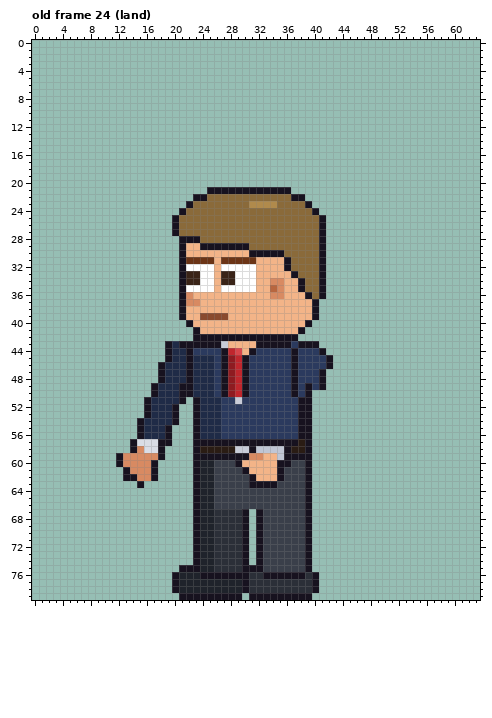
File history of a pixel-art file, sprites/staff/sales_vic_left_anim.aseprite. That is the earlier state.
64x80 pixels, 123 frames. Colours within 5 levels of each other are drawn and written as one. Shown: old frame 24 (land). The commit also changed other frames, which this record leaves out.
The result:
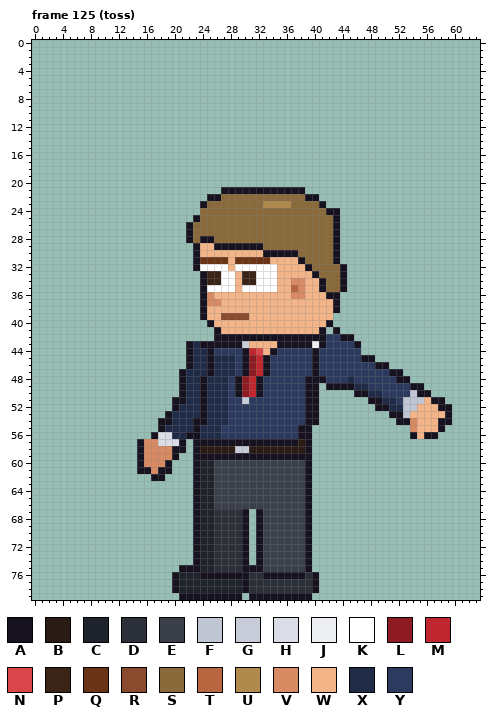
Palette (. is transparent): A #17121f  B #2a1c14  C #1f232b  D #2b2f38  E #3a3f4a  F #c0c6d4  G #c8ccd8  H #dadde6  J #eceef2  K #ffffff  L #8e1b21  M #c0262d  N #d8454b  P #3a2418  Q #6b3416  R #8a4a2e  S #8a6a3a  T #b8663f  U #b08a4c  V #d88a62  W #f3b488  X #1f2b47  Y #2b3a5e
A new or re-ordered frame is compared with the old frame closest to it.
Changes in this commit:
frames 123 -> 129
Frame 125 (toss) is new; against old frame 24 (land):
y 21: x 25..26 AA -> ..; x 37..38 .. -> AA
y 22: x 23..26 AASS -> ..AA; x 37..40 AA.. -> SSAA
y 23: x 22..24 ASS -> ..A; x 31..32 UU -> SS; x 35..36 SS -> UU; x 39..41 A.. -> SSA
y 24: x 21..23 ASS -> ...; x 40..43 A... -> SSAA
y 25: x 20..23 ASSS -> ...A; x 41..43 A.. -> SSA
y 26..27: x 20..22 ASS -> ..A; x 41..43 A.. -> SSA
y 28: x 21 A -> .; x 23..25 ASS -> SAA; x 41..43 A.. -> SSA
y 29: x 21..25 AWWAA -> ..AWW; x 31..32 SS -> AA; x 41..43 A.. -> SSA
y 30: x 21..23 AWW -> ..A; x 31..32 AA -> WW; x 36..37 SS -> AA; x 41..43 A.. -> SSA
y 31: x 21..23 AQQ -> ..A; x 26 W -> Q; x 28 Q -> W; x 32..33 WW -> QQ; x 36..38 ASS -> WWA; x 41..43 A.. -> SSA
y 32: x 21..23 AKK -> ..A; x 26 W -> K; x 28 K -> W; x 32..34 WWW -> KKK; x 36..39 ASSS -> WWWA; x 41..44 A... -> SSSA
y 33: x 21..34 APPKKWPPKKKWWW -> ...APPKKWPPKKK; x 37..44 ASSSA... -> WWWASSSA
y 34: x 21..35 APPKKWPPKKKWWVV -> ...APPKKWPPKKKW; x 37..40 WASS -> VVWW; x 42..44 ... -> SSA
y 35: x 21..24 AKKK -> ...A; x 26 W -> K; x 29 K -> W; x 32..35 WWTV -> KKKW; x 37..40 WASS -> TVWW; x 42..44 ... -> SSA
y 36: x 21..25 AVWWW -> ...AV; x 34..35 VV -> WW; x 37..43 WWASA.. -> VVWWWAA
y 37: x 21..26 AVVWWW -> ...AVV; x 40..43 A... -> WWWA
y 38: x 21..24 AWWW -> ...A; x 40..43 A... -> WWWA
y 39: x 21..26 AWWRRR -> ...AWW; x 28..30 WWW -> RRR; x 40..42 A.. -> WWW
y 40: x 22..25 AWWW -> ...A; x 39..42 A... -> WWWA
y 41: x 23..26 AWWW -> ...A; x 38..41 A... -> WWWA; x 43 . -> A
y 42: x 23..25 AAA -> ...; x 38..45 ........ -> AAAAYYAA
y 43: x 19..21 AXA -> ...; x 23 A -> X; x 27..30 GWWW -> AAAG; x 32..34 AAA -> WWW; x 37 Y -> A; x 40..46 A...... -> JAYYYYA
y 44: x 19..21 AXX -> ...; x 23..25 YYY -> XXA; x 27..34 AMNWAYYY -> YYYAMNWA; x 37 A -> Y; x 40..46 YA..... -> AYYYYYY
y 45: x 19..21 AXX -> ...; x 25..29 XYALM -> AXXXY; x 31..33 YYY -> LMA; x 37 A -> Y; x 40 Y -> A; x 42..48 A...... -> YYYYYAA
y 46: x 18..21 AXXX -> ....; x 25..29 XYALM -> AXXXY; x 31..33 YYY -> LMA; x 37 A -> Y; x 40 Y -> A; x 42..50 A........ -> YYYYYYYAA
y 47: x 18..22 AXXXA -> ...AX; x 25..29 XYALM -> AXXXY; x 31..33 YYY -> LMA; x 37 A -> Y; x 40..52 YA........... -> AYYYYYYYYYYAA
y 48: x 18..22 AXXXA -> ...AX; x 24 X -> A; x 26..32 YALMAYY -> XXYALMA; x 37 A -> Y; x 39..40 YY -> AA; x 42..53 ............ -> YYYXYYYYYYAA
y 49: x 17..20 AXXX -> ....; x 22 A -> X; x 24 X -> A; x 26..32 YALMAYY -> XXYALMA; x 37 A -> Y; x 40..55 YA.............. -> A.AAAAXXYYYYYYAA
y 50: x 17..20 AXXX -> ....; x 22 A -> X; x 24 X -> A; x 26..32 YALMAYY -> XXYALMA; x 37 A -> Y; x 40 . -> A; x 46..56 ........... -> AAXXYYYYFAA
y 51: x 16..20 AXXXX -> ....A; x 22..24 .AX -> XXA; x 27 Y -> X; x 29..30 GY -> YG; x 38 A -> Y; x 40 . -> A; x 48..58 ........... -> AAXXYFFFWAA
y 52: x 16..19 AXXX -> ....; x 21..24 ..AX -> XXXA; x 27 Y -> X; x 38 A -> Y; x 40 . -> A; x 49..59 ........... -> AAXXFFWWWAA
y 53: x 16..24 AXXXA..AX -> ...AXXXXA; x 27 Y -> X; x 38 A -> Y; x 40 . -> A; x 51..59 ......... -> AAFWWWWWA
y 54: x 15..22 AXXXXA.. -> ...AAXXX; x 24 X -> A; x 27 Y -> X; x 38 A -> Y; x 40 . -> A; x 52..59 ........ -> AAVWWWAA
y 55: x 15..22 AXXXA... -> ...AXXXX; x 54..58 ..... -> VWWWA
y 56: x 15..22 AXXXA... -> ..AHHXXA; x 54..57 .... -> AWAA
y 57: x 14..21 AHHHAA.. -> .AVVHHHA
y 58: x 14..21 AVHHA... -> .AVVVVAA; x 31..36 AFFFFA -> BBBBBB
y 59: x 12..15 AVVV -> ...A; x 18..20 A.. -> VVA; x 31..35 VVWWF -> AAAAA
y 60: x 12..15 AVVV -> ...A; x 17..19 A.. -> VVA; x 29..36 AWWWWWAA -> EEEEEEEE
y 61: x 13..19 AVVVA.. -> ..AAVAA; x 30..35 AWWWWA -> EEEEEE
y 62: x 13..16 AAVV -> ....; x 18 . -> A; x 31..35 AWWWA -> EEEEE
y 63: x 15 A -> .; x 31..34 AAAA -> EEEE
Where, in picture pixels (left, top, right, bottom), the same in both pictures:
changed: (116, 187, 452, 488)
